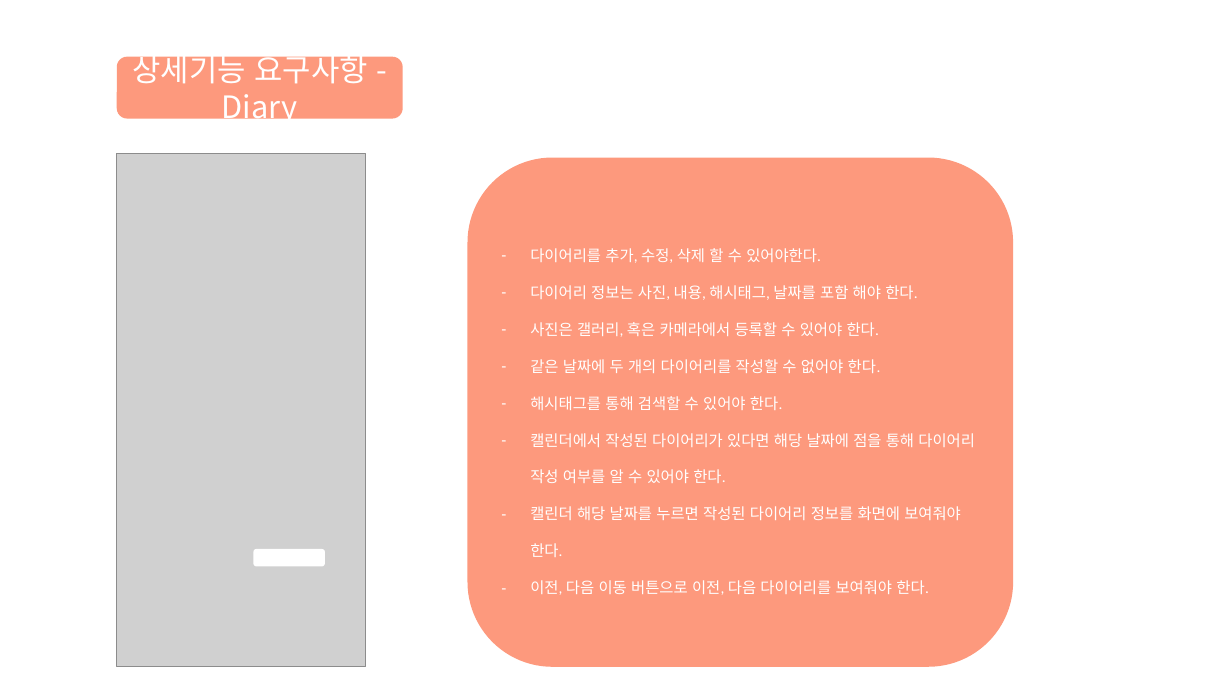
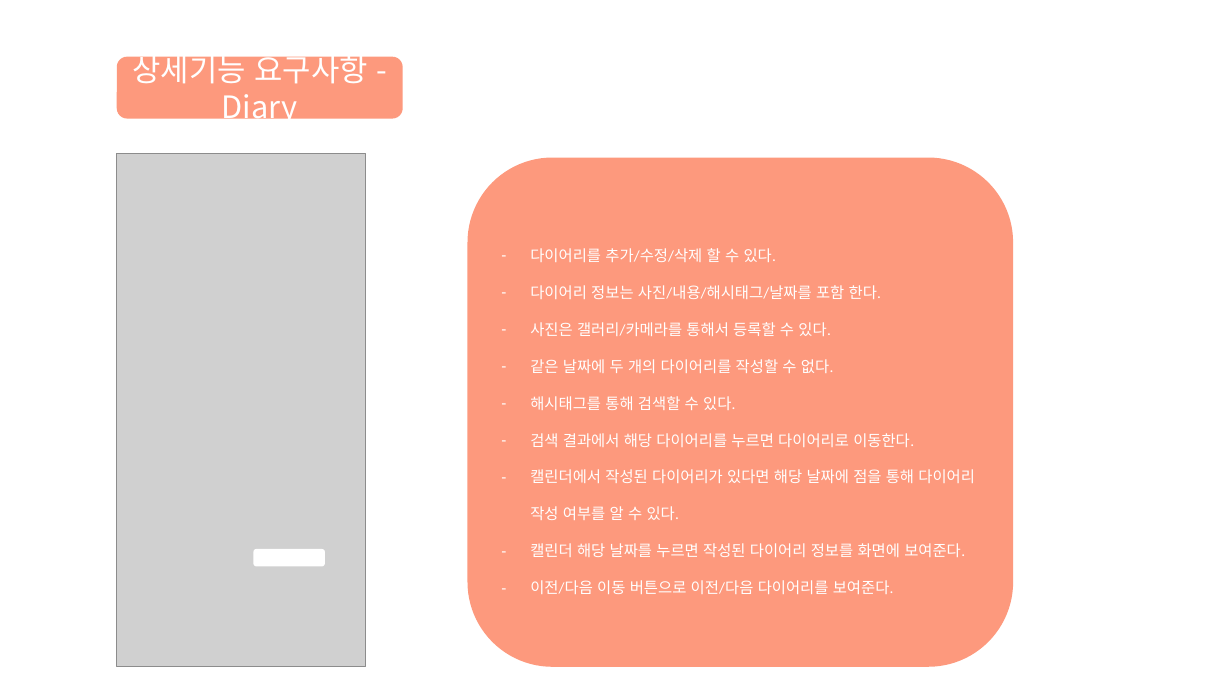
Before and after one commit to chaeHaram/University, a slide deck: slide 3 of 4-1/소프트웨어 종합설계/7주차/졸업작품 요구사항분석.pptx. Drawn at 1232x693 pixels with LibreOffice and Linux fonts; fonts in the diff are those of the drawing; grey boxes stand for pictures. Boxes give left, top, right and bottom in pixels: in the first picture for what was removed or moved away, otherwise in the second. Text is boxed around its words. In the diff, an @@ line names an element or a change of style, - is before the commit and + after.

Commit message:
졸업작품-요구사항분석 수정

```diff
--- a/4-1/소프트웨어 종합설계/7주차/졸업작품 요구사항분석.pptx
+++ b/4-1/소프트웨어 종합설계/7주차/졸업작품 요구사항분석.pptx
@@ text in rounded rectangle at [530, 248, 975, 594]: text changed @@
-– 다이어리를 추가, 수정, 삭제 할 수 있어야한다.
-– 다이어리 정보는 사진, 내용, 해시태그, 날짜를 포함 해야 한다.
-– 사진은 갤러리, 혹은 카메라에서 등록할 수 있어야 한다.
-– 같은 날짜에 두 개의 다이어리를 작성할 수 없어야 한다.
-– 해시태그를 통해 검색할 수 있어야 한다.
-– 캘린더에서 작성된 다이어리가 있다면 해당 날짜에 점을 통해 다이어리 작성 여부를 알 수 있어야 한다.
-– 캘린더 해당 날짜를 누르면 작성된 다이어리 정보를 화면에 보여줘야 한다.
-– 이전, 다음 이동 버튼으로 이전, 다음 다이어리를 보여줘야 한다.
+– 다이어리를 추가/수정/삭제 할 수 있다.
+– 다이어리 정보는 사진/내용/해시태그/날짜를 포함 한다.
+– 사진은 갤러리/카메라를 통해서 등록할 수 있다.
+– 같은 날짜에 두 개의 다이어리를 작성할 수 없다.
+– 해시태그를 통해 검색할 수 있다.
+– 검색 결과에서 해당 다이어리를 누르면 다이어리로 이동한다.
+– 캘린더에서 작성된 다이어리가 있다면 해당 날짜에 점을 통해 다이어리 작성 여부를 알 수 있다.
+– 캘린더 해당 날짜를 누르면 작성된 다이어리 정보를 화면에 보여준다.
+– 이전/다음 이동 버튼으로 이전/다음 다이어리를 보여준다.
```
Also in this commit, not shown: 3 other slides changed, 3 other files.
